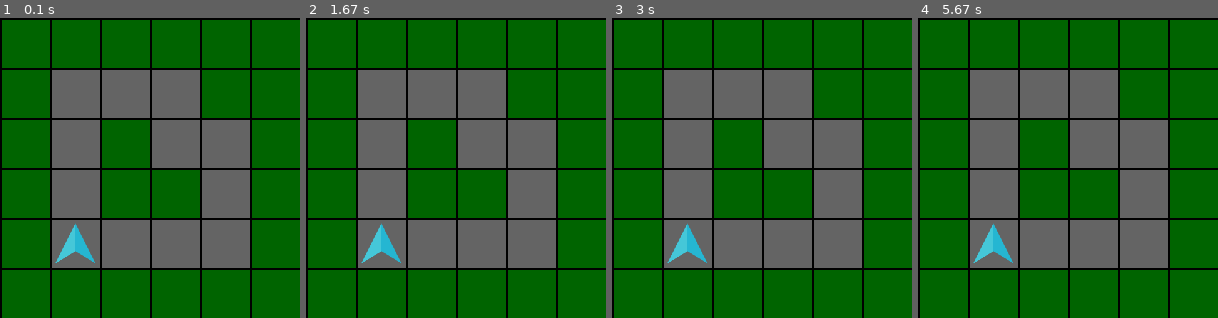
Above: before the commit, frames 1-4 (left to right).
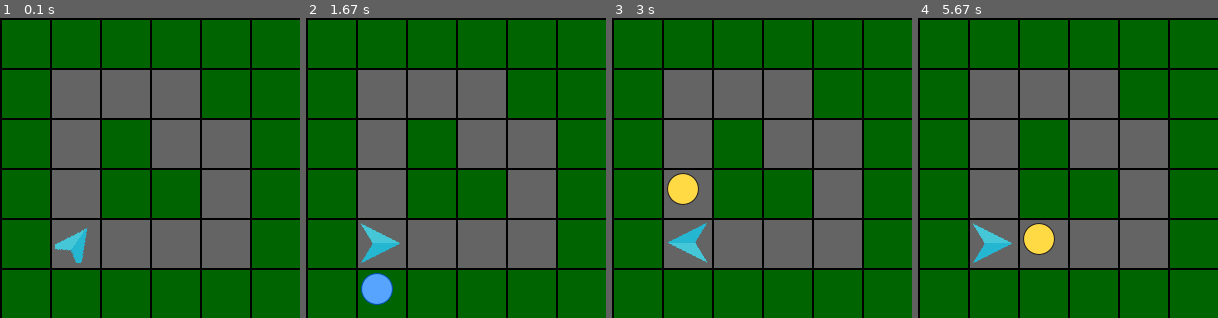
Above: after the commit, the same moments.

Repository: victordsrocha/radical_interactionism
Game: pygame game, started from pygame_simulation/simulation.py
Two runs of this game, one before a commit and one after it. Both use one fixed random seed, a clock stepped at 60 frames per second and the inputs below.
Inputs:
- Up to frame 1 (0.1 s): no input
- Up to frame 2 (1.67 s): tap Enter at 0.33 s
- Up to frame 3 (3 s): no input
- Up to frame 4 (5.67 s): tap Space at 4.67 s

The runs differ from the first frame. In frame 1, 0.6% of the frame differs, in the area x 18-32%, y 68-82%; in frame 2, 1.6%, in the area x 18-32%, y 68-96%; in frame 3, 1.6%; in frame 4, 1.6%.

Commit message:
mudanças visuais

Diff:
--- /dev/null
+++ b/pygame_simulation/serp.py
@@ -0,0 +1,71 @@
+import pygame, random
+from pygame.locals import *
+
+def on_grid_random():
+    x = random.randint(0,590)
+    y = random.randint(0,590)
+    return (x//10 * 10, y//10 * 10)
+
+def collision(c1, c2):
+    return (c1[0] == c2[0]) and (c1[1] == c2[1])
+
+UP = 0
+RIGHT = 1
+DOWN = 2
+LEFT = 3
+
+pygame.init()
+screen = pygame.display.set_mode((600,600))
+pygame.display.set_caption('Snake')
+
+snake = [(200, 200), (210, 200), (220,200)]
+snake_skin = pygame.Surface((10,10))
+snake_skin.fill((255,255,255))
+
+apple_pos = on_grid_random()
+apple = pygame.Surface((10,10))
+apple.fill((255,0,0))
+
+my_direction = LEFT
+
+clock = pygame.time.Clock()
+
+while True:
+    clock.tick(10)
+    for event in pygame.event.get():
+        if event.type == QUIT:
+            pygame.quit()
+
+        if event.type == KEYDOWN:
+            if event.key == K_UP:
+                my_direction = UP
+            if event.key == K_DOWN:
+                my_direction = DOWN
+            if event.key == K_LEFT:
+                my_direction = LEFT
+            if event.key == K_RIGHT:
+                my_direction = RIGHT
+
+    if collision(snake[0], apple_pos):
+        apple_pos = on_grid_random()
+        snake.append((0,0))
+
+    for i in range(len(snake) - 1, 0, -1):
+        snake[i] = (snake[i-1][0], snake[i-1][1])
+
+    if my_direction == UP:
+        snake[0] = (snake[0][0], snake[0][1] - 10)
+    if my_direction == DOWN:
+        snake[0] = (snake[0][0], snake[0][1] + 10)
+    if my_direction == RIGHT:
+        snake[0] = (snake[0][0] + 10, snake[0][1])
+    if my_direction == LEFT:
+        snake[0] = (snake[0][0] - 10, snake[0][1])
+    print('xxx')
+    screen.fill((0,0,0))
+    screen.blit(apple, apple_pos)
+    for pos in snake:
+        screen.blit(snake_skin,pos)
+
+    #pygame.time.wait(1000)
+    pygame.display.update()
--- a/pygame_simulation/simulation.py
+++ b/pygame_simulation/simulation.py
@@ -1,6 +1,9 @@
+import sys
+
 import pygame
-import sys
+
 import pygame_simulation.constants as constants
+from src.agent import Agent
 
 
 def get_tile_color(tile_contents):
@@ -29,19 +32,192 @@
             pygame.draw.rect(surface_, get_tile_color(tile_contents), myrect)
 
 
-def draw_agent(surface_, map_tiles, x, y):
-    surface_.blit(agentImg, (x, y))
-
-
-def game_loop(surface_, world_map_):
+def rot_center(image, angle):
+    """rotate an image while keeping its center and size"""
+    orig_rect = image.get_rect()
+    rot_image = pygame.transform.rotate(image, angle)
+    rot_rect = orig_rect.copy()
+    rot_rect.center = rot_image.get_rect().center
+    rot_image = rot_image.subsurface(rot_rect).copy()
+    return rot_image
+
+
+def draw_agent(surface_, action):
+    global agentImg
+    global inside_t
+    label, a_x, a_y, a_o = action
+    a_x = a_x * 50 + 5
+    a_y = a_y * 50 + 5
+    global r_x, r_y
+    rot = None
+    if label == 'vt':
+        if a_o == 0:
+            rot = 0+90
+        if a_o == 1:
+            rot = -90+90
+        if a_o == 2:
+            rot = -180+90
+        if a_o == 3:
+            rot = -270+90
+        rot += -18 * (inside_t + 1)
+        # surface_.blit(rot_center(agentImg, -rot), (a_x, a_y))
+    elif label == '^t':
+        if a_o == 0:
+            rot = 0-90
+        if a_o == 1:
+            rot = -90-90
+        if a_o == 2:
+            rot = -180-90
+        if a_o == 3:
+            rot = -270-90
+        rot += 18 * (inside_t + 1)
+        # surface_.blit(rot_center(agentImg, rot), (a_x, a_y))
+    else:
+        if a_o == 0:
+            rot = 0
+        if a_o == 1:
+            rot = -90
+        if a_o == 2:
+            rot = -180
+        if a_o == 3:
+            rot = -270
+    # if label == '>f' or label == '>t':
+    # surface_.blit(agentImg, (a_x, a_y))
+
+    if a_o == 0:
+        if label == '>t':
+            r_y -= 10
+        elif label == '>f':
+            if inside_t == 0 or inside_t == 1:
+                r_y -= 10
+            elif inside_t == 2:
+                r_y -= 5
+            elif inside_t == 3 or inside_t == 4:
+                r_y += 12.5
+            surface_.blit(bump_img, (a_x, a_y - 50))
+        elif label == '-t':
+            surface_.blit(touch_true_img, (a_x, a_y - 50))
+        elif label == '-f':
+            surface_.blit(touch_false_img, (a_x, a_y - 50))
+        elif label == '\\t':
+            surface_.blit(touch_true_img, (a_x + 50, a_y))
+        elif label == '\\f':
+            surface_.blit(touch_false_img, (a_x + 50, a_y))
+        elif label == '\t':
+            surface_.blit(touch_true_img, (a_x - 50, a_y))
+        elif label == '\f':
+            surface_.blit(touch_false_img, (a_x - 50, a_y))
+    elif a_o == 1:
+        if label == '>t':
+            r_x += 10
+        elif label == '>f':
+            if inside_t == 0 or inside_t == 1:
+                r_x += 10
+            elif inside_t == 2:
+                r_x += 5
+            elif inside_t == 3 or inside_t == 4:
+                r_x -= 12.5
+            surface_.blit(bump_img, (a_x + 50, a_y))
+        elif label == '-t':
+            surface_.blit(touch_true_img, (a_x + 50, a_y))
+        elif label == '-f':
+            surface_.blit(touch_false_img, (a_x + 50, a_y))
+        elif label == '\\t':
+            surface_.blit(touch_true_img, (a_x, a_y + 50))
+        elif label == '\\f':
+            surface_.blit(touch_false_img, (a_x, a_y + 50))
+        elif label == '\t':
+            surface_.blit(touch_true_img, (a_x, a_y - 50))
+        elif label == '\f':
+            surface_.blit(touch_false_img, (a_x, a_y - 50))
+    if a_o == 2:
+        if label == '>t':
+            r_y += 10
+        elif label == '>f':
+            if inside_t == 0 or inside_t == 1:
+                r_y += 10
+            elif inside_t == 2:
+                r_y += 5
+            elif inside_t == 3 or inside_t == 4:
+                r_y -= 12.5
+            surface_.blit(bump_img, (a_x, a_y + 50))
+        elif label == '-t':
+            surface_.blit(touch_true_img, (a_x, a_y + 50))
+        elif label == '-f':
+            surface_.blit(touch_false_img, (a_x, a_y + 50))
+        elif label == '\\t':
+            surface_.blit(touch_true_img, (a_x - 50, a_y))
+        elif label == '\\f':
+            surface_.blit(touch_false_img, (a_x - 50, a_y))
+        elif label == '\t':
+            surface_.blit(touch_true_img, (a_x + 50, a_y))
+        elif label == '\f':
+            surface_.blit(touch_false_img, (a_x + 50, a_y))
+    elif a_o == 3:
+        if label == '>t':
+            r_x -= 10
+        elif label == '>f':
+            if inside_t == 0 or inside_t == 1:
+                r_x -= 10
+            elif inside_t == 2:
+                r_x -= 5
+            elif inside_t == 3 or inside_t == 4:
+                r_x += 12.5
+            surface_.blit(bump_img, (a_x - 50, a_y))
+        elif label == '-t':
+            surface_.blit(touch_true_img, (a_x - 50, a_y))
+        elif label == '-f':
+            surface_.blit(touch_false_img, (a_x - 50, a_y))
+        elif label == '\\t':
+            surface_.blit(touch_true_img, (a_x, a_y - 50))
+        elif label == '\\f':
+            surface_.blit(touch_false_img, (a_x, a_y - 50))
+        elif label == '\t':
+            surface_.blit(touch_true_img, (a_x, a_y + 50))
+        elif label == '\f':
+            surface_.blit(touch_false_img, (a_x, a_y + 50))
+
+    inside_t += 1
+    surface_.blit(rot_center(agentImg, rot), (r_x, r_y))
+
+
+clock = pygame.time.Clock()
+
+
+def game_loop(surface_, world_map_, agent):
+    current = 0
+    t = 0
+    a = None
+    global inside_t
+
     while True:
+
+        clock.tick(30)
         for event in pygame.event.get():
             if event.type == pygame.QUIT:
                 pygame.quit()
                 sys.exit()
+
+        if t == 0:
+            try:
+                a = agent.step_actions_list[current]
+            except IndexError:
+                current = 0
+                agent.step()
+                a = agent.step_actions_list[current]
+            current += 1
+
         draw_map(surface_, world_map_)
         draw_grid(surface_)
-        draw_agent(surface_, world_map_, 55, 205)
+        draw_agent(surface_, a)
+        # pygame.time.wait(100)  # wait 100ms
+
+        t = t + 1
+
+        if t == 5:
+            t = 0
+            inside_t = 0
+
         pygame.display.update()
 
 
@@ -61,12 +237,26 @@
 
 
 if __name__ == '__main__':
+    surface = initialize_game()
+
     # Agent
-    agentImg = pygame.image.load('agent_icon.png')
+    agentInst = Agent()
+    agentImg = pygame.image.load('agent_icon.png').convert_alpha()
     agentImg = pygame.transform.scale(agentImg, (int(0.8 * constants.BLOCK_WIDTH), int(0.8 * constants.BLOCK_HEIGHT)))
     agentX = 120
     agentY = 120
+    r_x = 1 * 50 + 5
+    r_y = 4 * 50 + 5
+    r_o = 0
+    inside_t = 0
+
+    # touch True
+    touch_true_img = pygame.image.load('blue.png').convert_alpha()
+    # touch False
+    touch_false_img = pygame.image.load('yellow.png').convert_alpha()
+    # bump
+    bump_img = pygame.image.load('bump.png').convert_alpha()
 
     world_map = read_map(constants.MAPFILE)
-    surface = initialize_game()
-    game_loop(surface, world_map)
+
+    game_loop(surface, world_map, agentInst)
--- a/src/agent.py
+++ b/src/agent.py
@@ -6,6 +6,7 @@
 class Agent:
 
     def __init__(self):
+        self.step_actions_list = []
         self.memory = Memory()
         self.decider = Decider(self.memory)
         self.enacter = Enacter(self.memory)
@@ -20,11 +21,11 @@
     def try_enact_intended_interaction_and_learn(self):
         intended_interaction, experiment = self.get_intended_interaction()
 
-        enacted_interaction = self.enacter.enact(intended_interaction)
+        enacted_interaction = self.enacter.enact(intended_interaction, self.step_actions_list)
         if enacted_interaction != intended_interaction:
             experiment.enacted_interactions.add(enacted_interaction)
 
-        print(f'Enacted {enacted_interaction}')
+        # print(f'Enacted {enacted_interaction}')
         self.decider.learn_composite_interaction(enacted_interaction)
         self.decider.enacted_interaction = enacted_interaction
 
@@ -35,6 +36,7 @@
             self.mood = 'PAINED'
 
     def step(self):
+        self.step_actions_list = []
         self.get_intended_interaction()
         self.try_enact_intended_interaction_and_learn()
         self.set_mood()
@@ -42,5 +44,5 @@
 
 if __name__ == '__main__':
     agent_test = Agent()
-    for i in range(10):
+    for i in range(1000):
         agent_test.step()
--- a/src/decider.py
+++ b/src/decider.py
@@ -41,7 +41,7 @@
                     # talvez seja necessario usar a label
                     if know_interaction.pre_interaction in context_interactions:
                         activated_interactions_.append(know_interaction)
-                        print(f'activated {know_interaction}')
+                        # print(f'activated {know_interaction}')
             return activated_interactions_
 
         anticipations = []
@@ -106,9 +106,10 @@
 
         if len(anticipations) > 0:
             anticipations.sort(key=lambda x: x.proclivity, reverse=True)
-
+            '''
             for e in anticipations:
                 print(f'propose {e}')
+            '''
 
             selected_anticipation = anticipations[0]
             if selected_anticipation.proclivity >= 0:
--- a/src/enacter.py
+++ b/src/enacter.py
@@ -7,13 +7,13 @@
         self.memory = memory
         self.interface = Interface(self.memory)
 
-    def enact(self, intended_interaction):
+    def enact(self, intended_interaction, step_actions_list):
         if intended_interaction.is_primitive():
-            return self.interface.enact(intended_interaction)
+            return self.interface.enact(intended_interaction, step_actions_list)
         else:
             # Enact the pre-interaction
             enacted_pre_interaction = self.enact(
-                intended_interaction.pre_interaction)
+                intended_interaction.pre_interaction, step_actions_list)
             if enacted_pre_interaction != intended_interaction.pre_interaction:
                 # if the preInteraction failed then the enaction of the intendedInteraction
                 # is interrupted here
@@ -21,5 +21,5 @@
             else:
                 # Enact the post-interaction
                 enacted_post_interaction = self.enact(
-                    intended_interaction.post_interaction)
+                    intended_interaction.post_interaction, step_actions_list)
                 return self.memory.add_or_get_composite_interaction(enacted_pre_interaction, enacted_post_interaction)
--- a/src/interface.py
+++ b/src/interface.py
@@ -24,7 +24,9 @@
             ['x', 'x', 'x', 'x', 'x', 'x']
         ]
 
-    def enact(self, intended_interaction):
+        # self.step_actions_list = step_actions_list
+
+    def enact(self, intended_interaction, step_actions_list):
         """
         recebe somente interações primitivas
         esta função deve "tentar" executar a interação intencionada no ambiente
@@ -49,7 +51,8 @@
             enacted_interaction = self.touch_left()
 
         # print(enacted_interaction)
-
+        step_actions_list.append((enacted_interaction.label, self.m_x, self.m_y, self.m_o))
+        print(f'Posicao atual = {self.m_x},{self.m_y},{self.m_o}')
         return enacted_interaction
 
     def tile_content(self, x, y):
--- a/src/memory.py
+++ b/src/memory.py
@@ -26,10 +26,12 @@
     def add_or_get_and_reinforce_composite_interaction(self, pre_interaction, post_interaction):
         composite_interaction = self.add_or_get_composite_interaction(pre_interaction, post_interaction)
         composite_interaction.weight += 1
+        '''
         if composite_interaction.weight == 1:
             print(f'learn {composite_interaction}')
         else:
             print(f'reinforce {composite_interaction}')
+        '''
         return composite_interaction
 
     # somente por questão de controle todas as criações de novas interações passam por aqui
Binary file added: pygame_simulation/blue.png
Binary file added: pygame_simulation/bump.png
Binary file added: pygame_simulation/yellow.png
